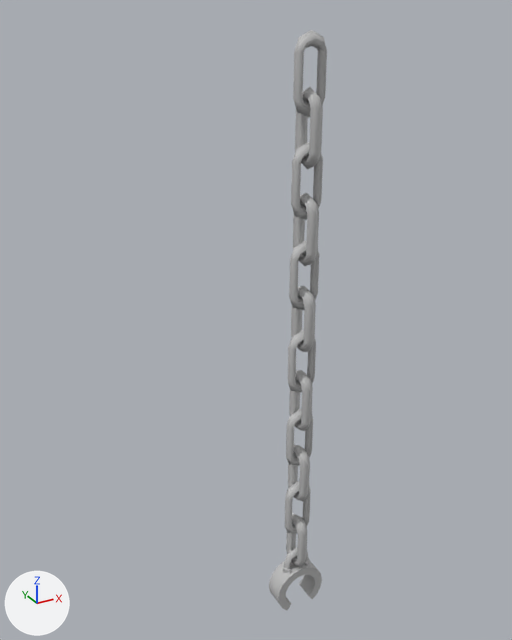
The FBX model Assets/GameStuff/Matt's Stuff/M_Assets/Dungeon/Chain_With_Shackle.fbx, before and after one commit.
Camera for both pictures: a 50 mm lens placed at (-3.1, -6.72, 10.7), pointed at (0.49, -0.19, 7.44). Lighting does not change. The marker at lower left points along +X, +Y and +Z. Where no turn or scale is listed for an object, it has been applied to the vertices.
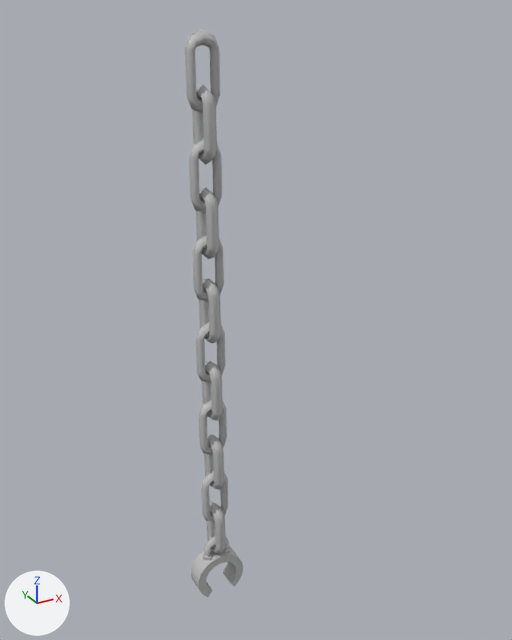
The edits, one by one:
Object 'polySurface105' (ob_polysurface105) moves from (0.0, 0.0, 0.0) to (-0.8, 0.7, 0.0).
Object 'polySurface101' (ob_polysurface101) moves from (0.0, 0.0, 0.0) to (-0.8, 0.7, 0.0).
Object 'polySurface97' (ob_polysurface97) moves from (0.0, 0.0, 0.0) to (-0.8, 0.7, 0.0).
Object 'polySurface100' (ob_polysurface100) moves from (0.0, 0.0, 0.0) to (-0.8, 0.7, 0.0).
Object 'polySurface107' (ob_polysurface107) moves from (0.0, 0.0, 0.0) to (-0.8, 0.7, 0.0).
Object 'polySurface108' (ob_polysurface108) moves from (0.0, 0.0, 0.0) to (0.0, 0.0, 3.96).
Object 'polySurface103' (ob_polysurface103) moves from (0.0, 0.0, 0.0) to (-0.8, 0.7, 0.0).
Object 'polySurface104' (ob_polysurface104) moves from (0.0, 0.0, 0.0) to (-0.8, 0.7, 0.0).
Object 'polySurface106' (ob_polysurface106) moves from (0.0, 0.0, 0.0) to (-0.8, 0.7, 0.0).
Object 'polySurface99' (ob_polysurface99) moves from (0.0, 0.0, 0.0) to (-0.8, 0.7, 0.0).
Object 'polySurface98' (ob_polysurface98) moves from (0.0, 0.0, 0.0) to (-0.8, 0.7, 0.0).
Object 'polySurface102' (ob_polysurface102) moves from (0.0, 0.0, 0.0) to (-0.8, 0.7, 0.0).
Object 'polySurface96' (ob_polysurface96) moves from (0.0, 0.0, 0.0) to (-0.8, 0.7, 0.0).
Object 'polySurface109' (ob_polysurface109) is deleted.

Boxes (x1, y1, x2, y2) around the edits, measured in the pictures (512 x 640 px):
'polySurface100', moved: before (293, 30, 327, 117); after (185, 29, 220, 114)
'polySurface104', moved: before (295, 87, 323, 169); after (192, 85, 217, 165)
'polySurface97', moved: before (293, 193, 319, 266); after (196, 187, 219, 259)
'polySurface102', moved: before (291, 142, 323, 220); after (189, 139, 222, 214)
'polySurface101', moved: before (291, 286, 316, 352); after (199, 278, 221, 343)
'polySurface98', moved: before (289, 240, 319, 310); after (193, 235, 224, 302)
'polySurface103', moved: before (289, 370, 313, 431); after (202, 361, 223, 421)
'polySurface108', moved: before (283, 547, 309, 573); after (191, 535, 243, 597)
'polySurface105', moved: before (288, 330, 316, 393); after (196, 322, 225, 383)
'polySurface106', moved: before (288, 444, 310, 502); after (204, 434, 224, 490)
'polySurface107', moved: before (286, 409, 313, 466); after (199, 400, 227, 455)
'polySurface96', moved: before (286, 513, 307, 567); after (207, 502, 226, 555)
'polySurface109', deleted: before (269, 560, 322, 610)
'polySurface99', moved: before (285, 482, 311, 533); after (201, 471, 228, 521)
